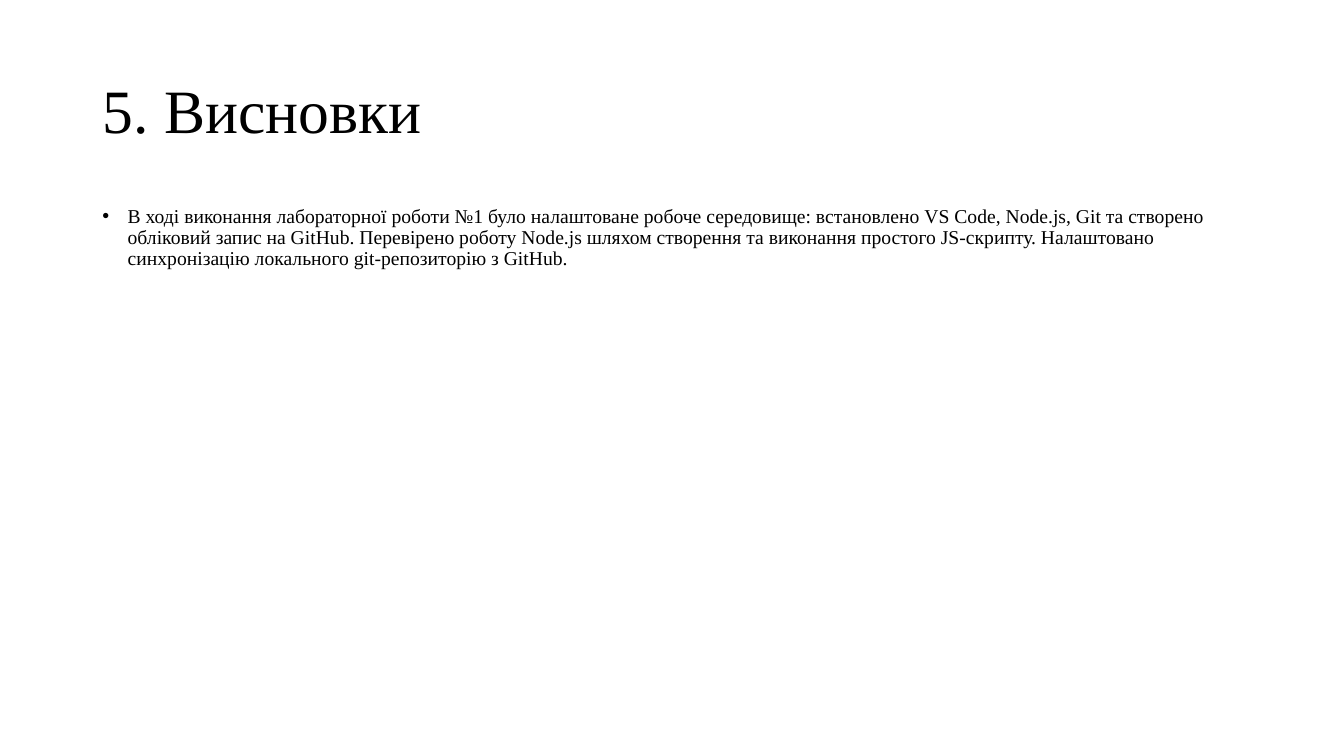
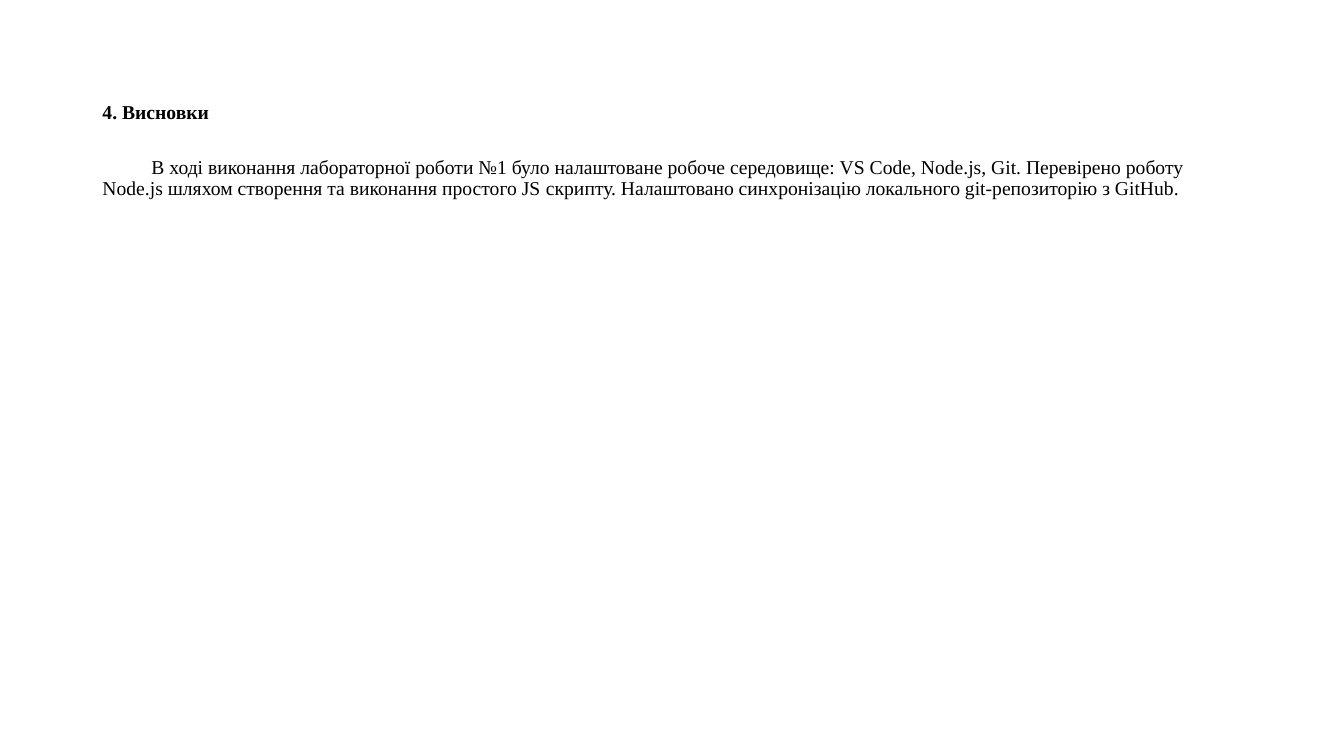
Before and after one commit to AlexBoiko412/auto-testing-lab1, a slide deck: slide 4 of Лабораторна_1.pptx. Drawn at 1344x756 pixels with LibreOffice and Linux fonts; fonts in the diff are those of the drawing. Boxes give left, top, right and bottom in pixels: in the first picture for what was removed or moved away, otherwise in the second. Text is boxed around its words. In the diff, an @@ line names an element or a change of style, - is before the commit and + after.

Commit message:
changed presentation

```diff
--- a/Лабораторна_1.pptx
+++ b/Лабораторна_1.pptx
@@ title at [102,106,209,120]: text changed; size 44 to 14 pt; bold on @@
-5. Висновки
+4. Висновки
@@ text at [102,160,1183,200]: text changed @@
-• В ході виконання лабораторної роботи №1 було налаштоване робоче середовище: встановлено VS Code, Node.js, Git та створено обліковий запис на GitHub. Перевірено роботу Node.js шляхом створення та виконання простого JS-скрипту. Налаштовано синхронізацію локального git-репозиторію з GitHub.
+В ході виконання лабораторної роботи №1 було налаштоване робоче середовище: VS Code, Node.js, Git. Перевірено роботу Node.js шляхом створення та виконання простого JS скрипту. Налаштовано синхронізацію локального git-репозиторію з GitHub.
```
Also in this commit, not shown: 1 other slide changed, 1 slide added, 1 slide removed.
